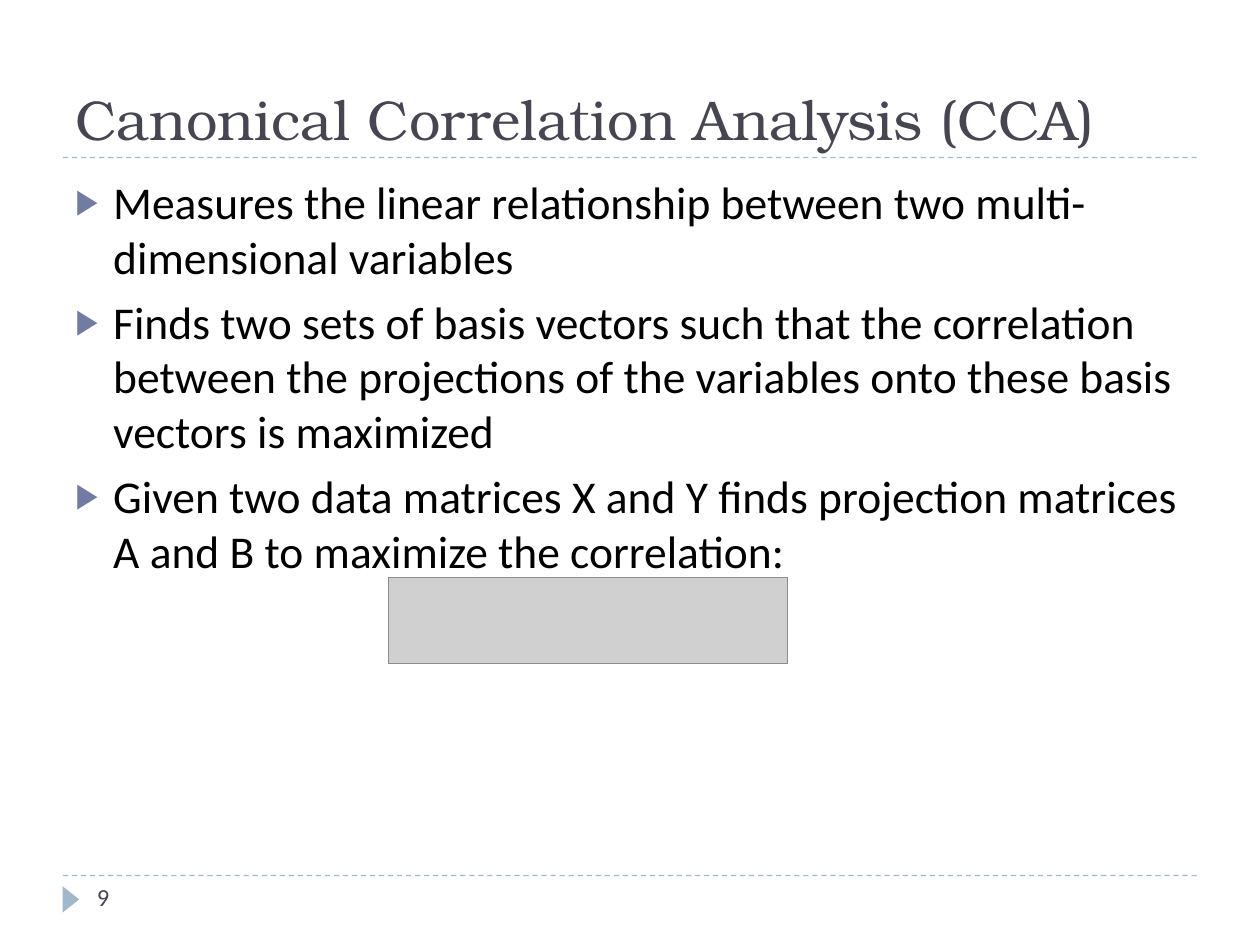
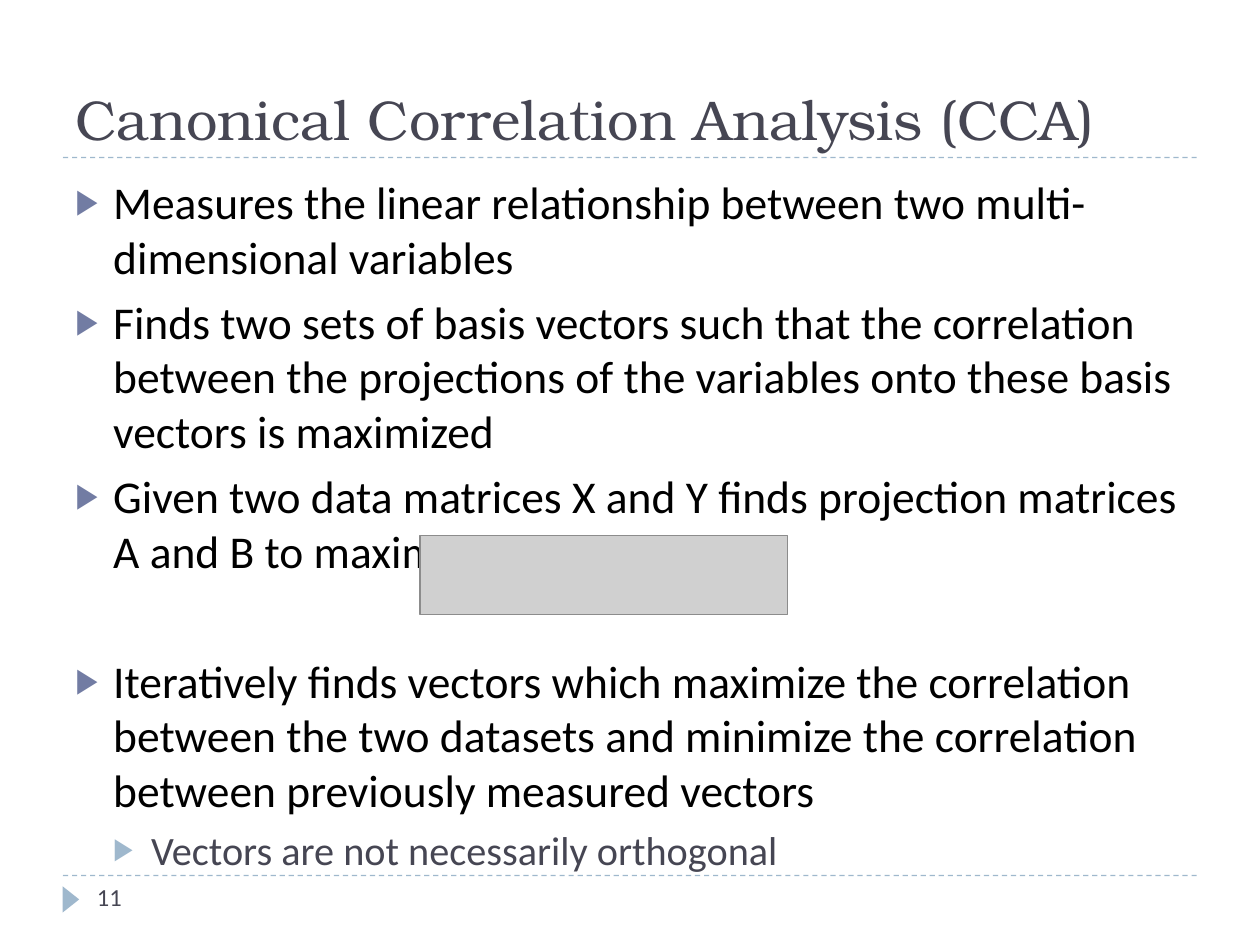
Before and after one commit to rspeyer/rzs-thesis, a slide deck: slide 11 of thesis-defense.pptx (slide 9 before the commit). Drawn at 1260x945 pixels with LibreOffice and Linux fonts; fonts in the diff are those of the drawing; grey boxes stand for pictures. Boxes give left, top, right and bottom in pixels: in the first picture for what was removed or moved away, otherwise in the second. Text is boxed around its words. In the diff, an @@ line names an element or a change of style, - is before the commit and + after.

```diff
--- a/thesis-defense.pptx
+++ b/thesis-defense.pptx
@@ picture: place and size @@
-picture at box(388, 577, 788, 663)
+picture at box(420, 536, 788, 615)
@@ text at box(113, 666, 1137, 866): paragraphs added @@
+▶ Iteratively finds vectors which maximize the correlation between the two datasets and minimize the correlation between previously measured vectors
+  ▶ Vectors are not necessarily orthogonal
@@ page number at box(97, 890, 122, 906): text changed @@
-9
+11
```
Also in this commit, not shown: 14 other slides changed, 4 slides added.
